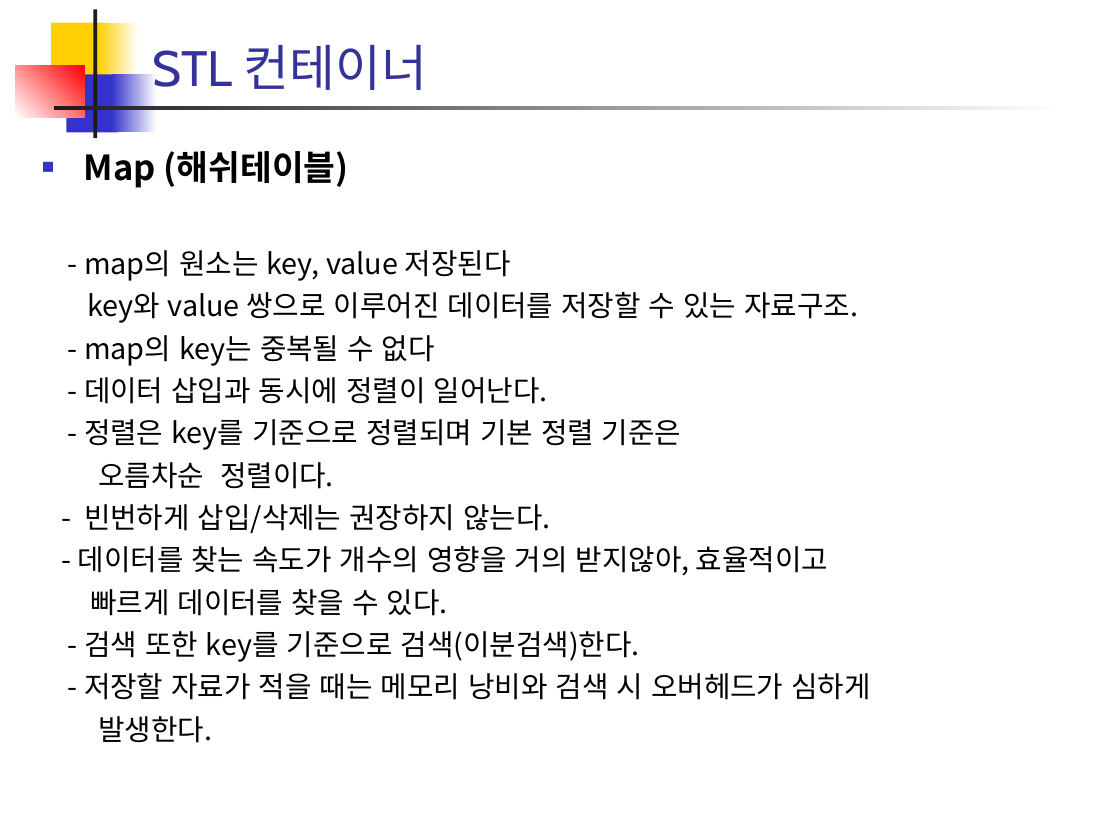
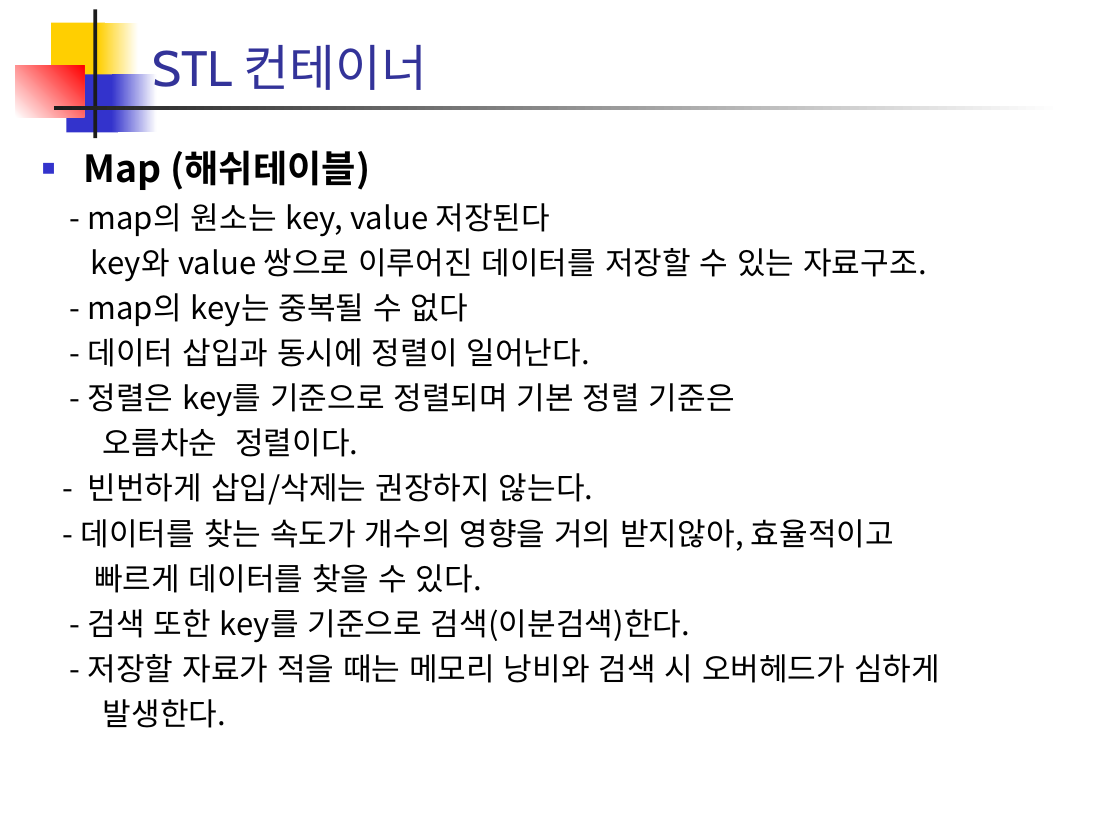
Before and after one commit to csyouk/C_OOP, a slide deck: slide 10 of workshop-materials/29_템플릿.ppt. Drawn at 1120x840 pixels with LibreOffice and Linux fonts; fonts in the diff are those of the drawing. Boxes give left, top, right and bottom in pixels: in the first picture for what was removed or moved away, otherwise in the second. Text is boxed around its words. In the diff, an @@ line names an element or a change of style, - is before the commit and + after.

```diff
--- a/workshop-materials/29_템플릿.ppt
+++ b/workshop-materials/29_템플릿.ppt
@@ text "Map (해쉬테이블)" at <box>81,150,940,728</box>: size 22.2 to 24 pt in "Map (해쉬테이블)"; size 18.5 to 20 pt @@
```
Also in this commit, not shown: 1 other file.
